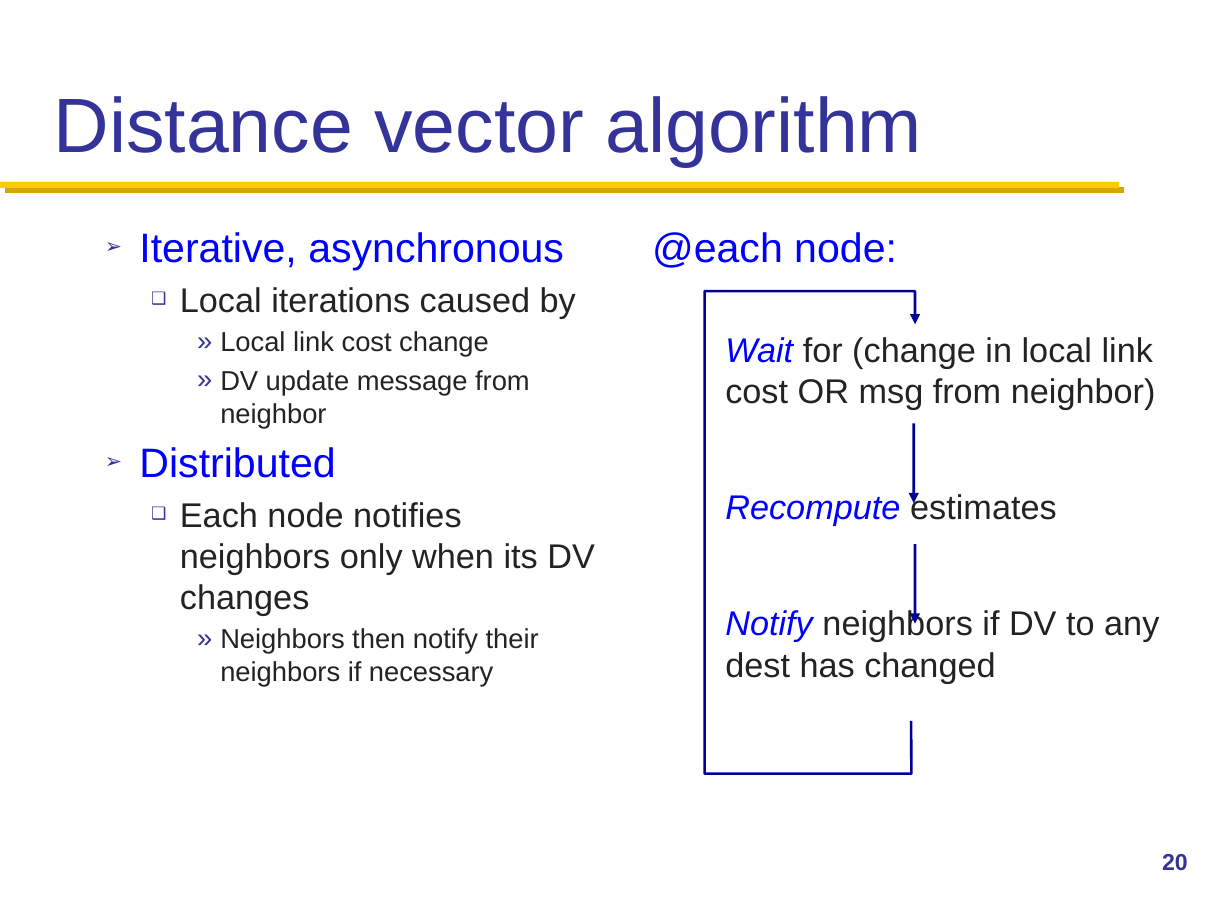
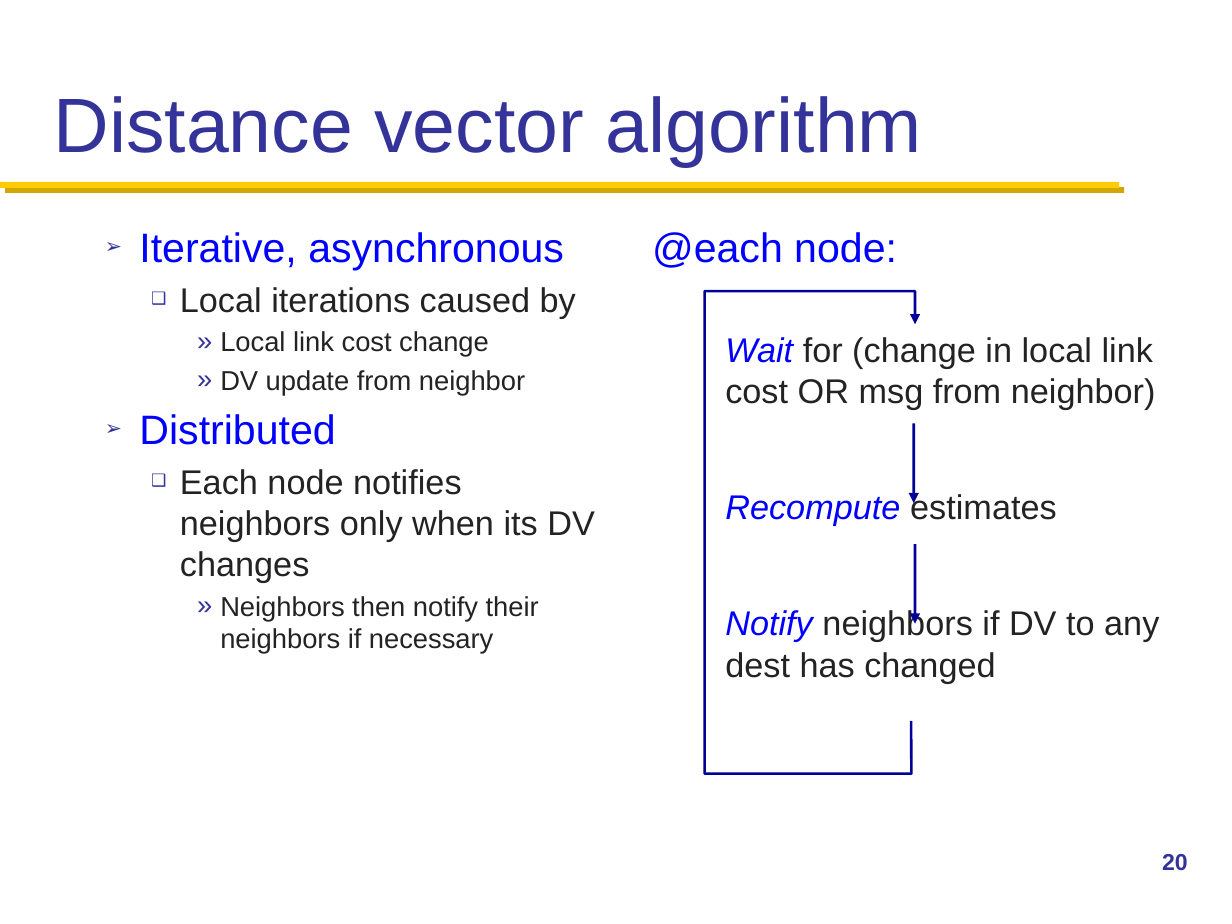
Before and after one commit to henryhxu/CSCI4430-ESTR4120, a slide deck: slide 20 of lec/lec13.pptx. Drawn at 1232x924 pixels with LibreOffice and Linux fonts; fonts in the diff are those of the drawing; background and template pictures are left out. Boxes give left, top, right and bottom in pixels: in the first picture for what was removed or moved away, otherwise in the second. Text is boxed around its words. In the diff, an @@ line names an element or a change of style, - is before the commit and + after.

```diff
--- a/lec/lec13.pptx
+++ b/lec/lec13.pptx
@@ text at bbox=[220, 370, 525, 395]: text changed @@
-    » DV update message from neighbor
+    » DV update from neighbor
```
Also in this commit, not shown: 4 other slides changed.
